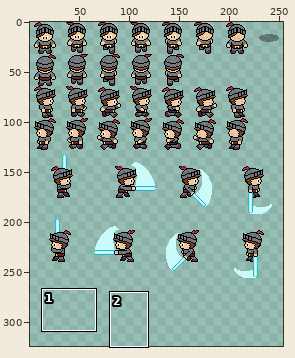
Sprite sheet: Assets/Sprites/player/player_knight_spritesheet.png. Above, an overview of the earlier version with the close-up marked.
Close-up. First the earlier version:
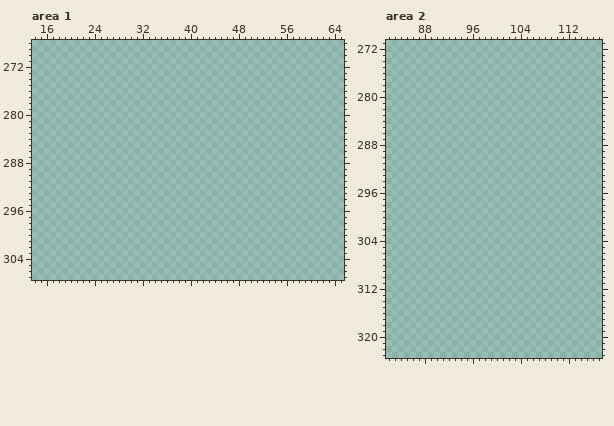
The file is 640x640 pixels. Shown: area 1: x 14..65, y 268..307; area 2: x 82..117, y 271..323. The wide view leaves out empty margins. The commit also changed other parts of the picture, which this record leaves out.
The same view after the edit:
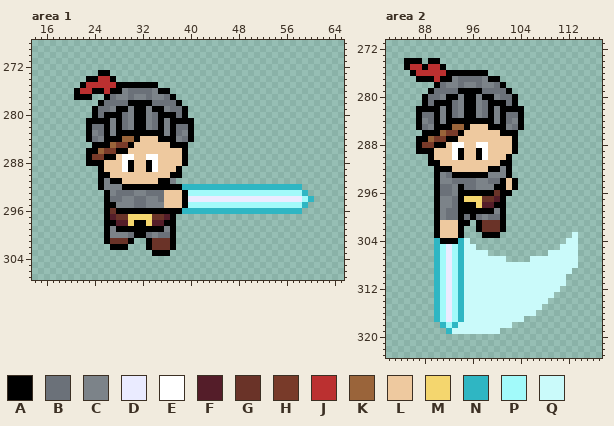
Palette (. is transparent): A #000000  B #6b7179  C #7c8389  D #eaebff  E #ffffff  F #541d29  G #6a3328  H #783a29  J #bb3030  K #9a643a  L #eec99f  M #f4d66e  N #2fb6c3  P #a2fafa  Q #cafafa
The exact change:
Changed rows in their new state; - is an unchanged pixel.
Area 1:
first column x 21:
273 ----AA----------------------------------
274 --AAJJA---------------------------------
275 -AJJJJJAAAAAAA--------------------------
276 AJJAAJAACBBBBCAA------------------------
277 AAA--ABCCBCCBCCBA-----------------------
278 ----ABBBBAAAABBBBA----------------------
279 ---ABBCAACAACAACBBA---------------------
280 ---ABAAABCAACBAAABA---------------------
281 --AAAACABCAACBACAAAA--------------------
282 --ABBACABCAACBACABBA--------------------
283 --ACBACAAAAAAAACABCA--------------------
284 --ABCAAAKKALLLAAACBA--------------------
285 ---AAAKHHALLLLLLAAA---------------------
286 --AAKHHAALLLLLLLLLA---------------------
287 --AHHAALEELLEELLLLA---------------------
288 --AAALLLEALLAELLLLA---------------------
289 ----ALLLEALLAELLLA----------------------
290 ----AALLLLLLLLLLAA----------------------
291 ----ACAALLLLLLAAC-----------------------
292 ----ACCCAAAAAAAAAANNNNNNNNNNNNNNNNNNNN--
293 -----ACBBBCCBBBLLLAPPPPPPPPPPPPPPPPPPPN-
294 -----ABBCCBBCCBLLLADDDDDDDDDDDDDDDDDDDPN
295 -----AACCCBBCCCLLLAPPPPPPPPPPPPPPPPPPPN-
296 -----AGAAAAAAAAAAANNNNNNNNNNNNNNNNNNNN--
297 -----AFGGMMMMGGFA-----------------------
298 -----AAFFMAAMFFAA-----------------------
299 -----ACAAAAAAAACA-----------------------
300 -----ACCCBAABCBBA-----------------------
301 -----AGGGA--AGGGA-----------------------
302 ------AAA---AGGGA-----------------------
303 -------------AAA------------------------
Area 2:
first column x 85:
274 AAA-AA-----------------------
275 AJJAJJA----------------------
276 -AJJJJJAAAAAAA---------------
277 --AAAJAACBBBBCAA-------------
278 -----ABCCBCCBCCBA------------
279 ----ABBBBAAAABBBBA-----------
280 ---ABBCAACAACAACBBA----------
281 ---ABAAABCAACBAAABA----------
282 --AAAACABCAACBACAAAA---------
283 --ABBACABCAACBACABBA---------
284 --ACBACAAAAAAAACABCA---------
285 --ABCAAAKKALLLAAACBA---------
286 ---AAAKHHALLLLLLAAA----------
287 --AAKHHAALLLLLLLLLA----------
288 --AHHAALEELLEELLLLA----------
289 --AAALLLEALLAELLLLA----------
290 ----ALLLEALLAELLLA-----------
291 ----AALLLLLLLLLLAA-----------
292 -----AAALLLLLLAACA-----------
293 -----ACBAAAAAACCCA-----------
294 -----ACCBBBBCCBBALA----------
295 -----ABBCABBCCCAALA----------
296 -----ABBCAAAAAAGAA-----------
297 -----ACCBAMMMGGFA------------
298 -----ACCBAAAMFFAA------------
299 -----ACBBAAAAAACA------------
300 -----ACBBABABCBBA------------
301 -----ALLLAA-AGGGA------------
302 -----ALLLA--AGGGA------------
303 -----ALLLA---AAA------------Q
304 -----NAAANQ----------------QQ
305 -----NPDPNQQ--------------QQQ
306 -----NPDPNQQQQ----------QQQQQ
307 -----NPDPNQQQQQQQ----QQQQQQQQ
308 -----NPDPNQQQQQQQQQQQQQQQQQQQ
309 -----NPDPNQQQQQQQQQQQQQQQQQQ-
310 -----NPDPNQQQQQQQQQQQQQQQQQ--
311 -----NPDPNQQQQQQQQQQQQQQQQQ--
312 -----NPDPNQQQQQQQQQQQQQQQQ---
313 -----NPDPNQQQQQQQQQQQQQQQ----
314 -----NPDPNQQQQQQQQQQQQQQ-----
315 -----NPDPNQQQQQQQQQQQQQ------
316 -----NPDPNQQQQQQQQQQQQ-------
317 -----NPDPNQQQQQQQQQQ---------
318 ------NPNQQQQQQQQQ-----------
319 -------NQQQQQQQQ-------------
Pixel boxes of the changes (left, top, right, bottom) in both close-ups:
added: (74, 70, 314, 256)
added: (404, 58, 578, 334)
